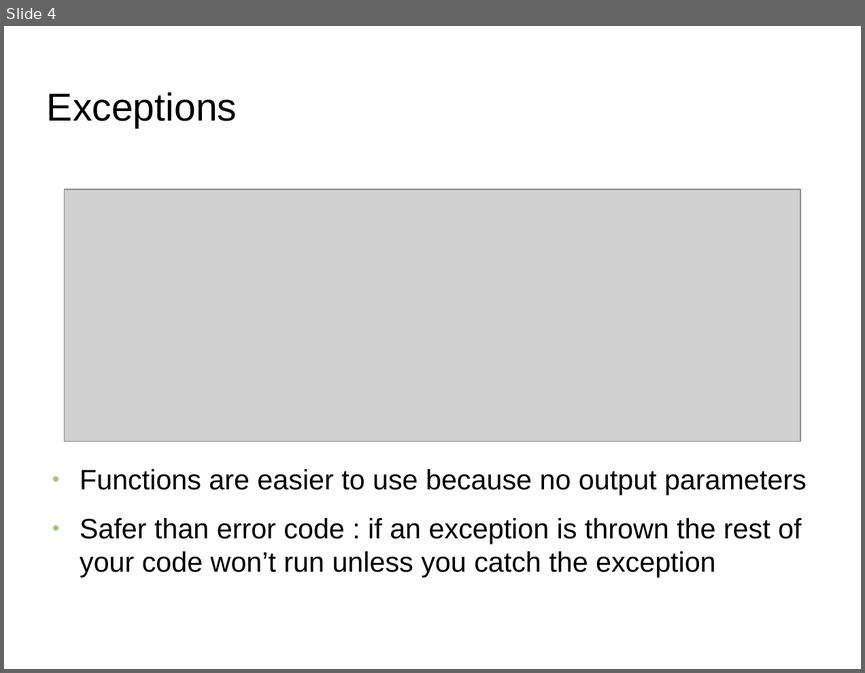
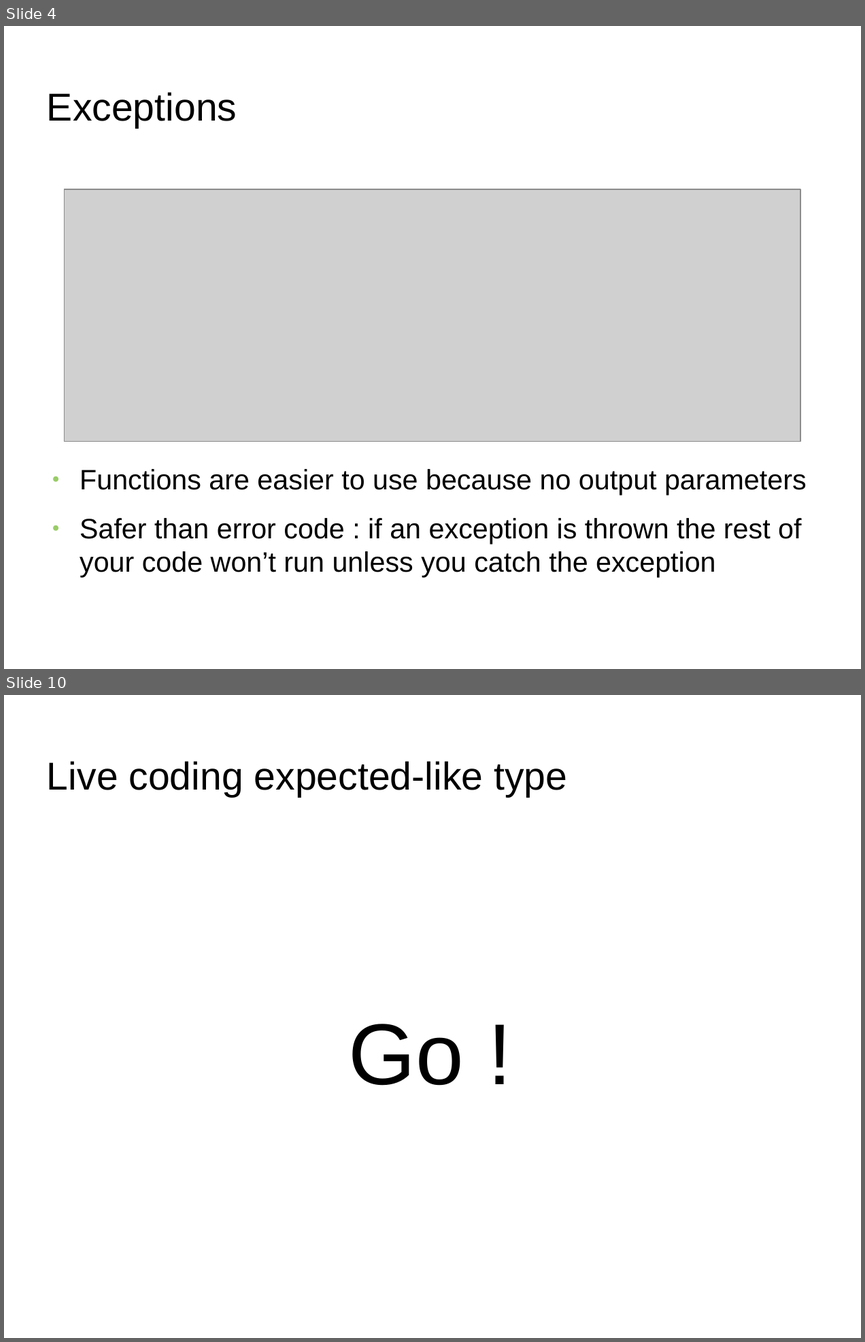
Before and after one commit to FranckRJ/CPP-trainings, a slide deck: expected-like-types/expected-like-types.odp. Shown one above the other, each under a label of ours: slide 4 before the commit, slides 4 and 10 after it; the slides between them are not shown. The pictures are 865x673 and 865x1342 pixels, drawn with LibreOffice and Linux fonts; fonts in the diff are those of the drawing; grey boxes stand for pictures; background and template pictures are left out. Boxes give left, top, right and bottom in pixels: in the first picture for what was removed or moved away, otherwise in the second. Text is boxed around its words. In the diff, an @@ line names an element or a change of style, - is before the commit and + after.

Commit message:
Finalisation de la présentation des expected-like types.

```diff
--- a/expected-like-types/expected-like-types.odp
+++ b/expected-like-types/expected-like-types.odp
@@ slide 10 added at (4, 695, 861, 1338), background picture (left out) @@
@@ title added at (47, 761, 567, 797), 36 pt, text #000000 @@
+Live coding expected-like type
@@ text added at (349, 1023, 464, 1085), 80 pt, text #000000 @@
+Go !
```
Also in this commit, not shown: 4 slides changed, 5 other slides added, 2 slides removed, 1 other file.
